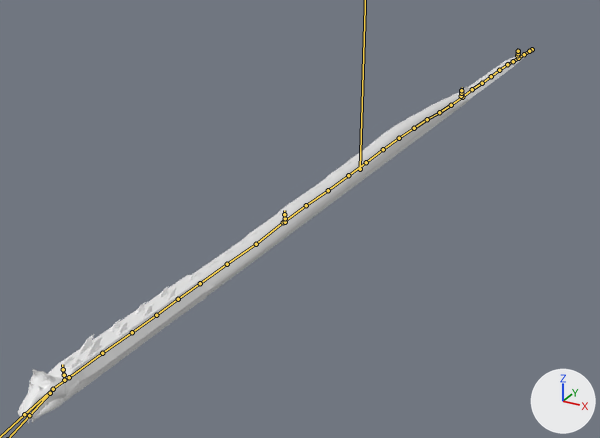
The FBX model Genesis Zero/Assets/Models/AI Models/Snake_boss_anims/Snake_boss_fire_ground.fbx: old version first, new version second.
One viewpoint serves both versions: a 50 mm lens placed at (53.3, -43.0, 48.7), pointed at (-13.8, 79.0, -12.4). The axes (+X, +Y, +Z) are drawn at lower right. The lights are the same throughout. The bones that bend it are drawn over the model as lines.

Names of what the first picture shows: 'Top_Jaw'.
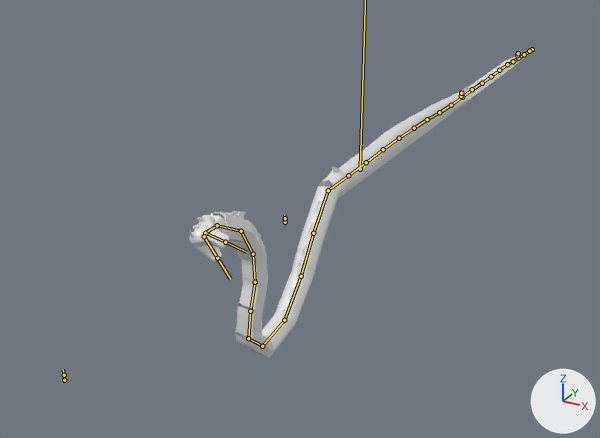
The newer file adds an action. The first version stands in its rest pose; the second is drawn at frame 61 of the action 'Scene'.

Boxes [x1, y1, x2, y2] around the edits, measured in the pictures (600 x 438 px):
'Top_Jaw', posed (33% narrower, 18% shorter)
    before: [18, 49, 533, 424]
    after: [189, 49, 533, 357]
bone 'Bone.011', root to tip
    before: (328, 190) to (306, 205)
    after: (328, 190) to (313, 233)
bone 'Bone.043', root to tip
    before: (306, 205) to (283, 222)
    after: (313, 233) to (301, 276)
bone 'Bone.027', root to tip
    before: (283, 222) to (256, 244)
    after: (301, 276) to (284, 320)
bone 'Bone.059', root to tip
    before: (256, 244) to (227, 264)
    after: (284, 320) to (262, 346)
bone 'Bone.007', root to tip
    before: (227, 264) to (200, 283)
    after: (262, 346) to (248, 338)
bone 'Bone.039', root to tip
    before: (200, 283) to (178, 299)
    after: (248, 338) to (250, 311)
bone 'Bone.023', root to tip
    before: (178, 299) to (156, 315)
    after: (250, 311) to (255, 282)
bone 'Bone.055', root to tip
    before: (156, 315) to (132, 332)
    after: (255, 282) to (253, 254)
bone 'Bone.015', root to tip
    before: (132, 332) to (102, 353)
    after: (253, 254) to (241, 231)
bone 'Neck2', root to tip
    before: (102, 353) to (69, 377)
    after: (241, 231) to (217, 225)
bone 'Neck', root to tip
    before: (69, 377) to (51, 390)
    after: (217, 225) to (204, 233)
bone 'HeadBone', root to tip
    before: (53, 389) to (24, 414)
    after: (205, 233) to (225, 242)
bone 'JawBone', root to tip
    before: (50, 393) to (29, 415)
    after: (204, 236) to (217, 258)

The edits, one by one:
Bone 'Bone.011' (bone_bone_011) turns from (0, 0, 0) to (0, 1, -48) degrees about its own x, y and z.
Bone 'Bone.043' (bone_bone_043) turns from (0, 0, 0) to (0, -2, -5) degrees about its own x, y and z.
Bone 'Bone.027' (bone_bone_027) turns from (0, 0, 0) to (0, -3, 15) degrees about its own x, y and z.
Bone 'Bone.059' (bone_bone_059) turns from (0, 0, 0) to (0, -2, 34) degrees about its own x, y and z.
Bone 'Bone.007' (bone_bone_007) turns from (0, 0, 0) to (1, -3, 46) degrees about its own x, y and z.
Bone 'Bone.039' (bone_bone_039) turns from (0, 0, 0) to (1, -4, 47) degrees about its own x, y and z.
Bone 'Bone.023' (bone_bone_023) turns from (0, 0, 0) to (2, -2, 14) degrees about its own x, y and z.
Bone 'Bone.055' (bone_bone_055) turns from (0, 0, 0) to (2, 2, -19) degrees about its own x, y and z.
Bone 'Bone.015' (bone_bone_015) turns from (0, 0, 0) to (3, 2, -25) degrees about its own x, y and z.
Bone 'Neck2' (bone_neck2) turns from (0, 0, 0) to (3, 3, -30) degrees about its own x, y and z.
Bone 'Neck' (bone_neck) turns from (0, 0, 0) to (3, 5, -32) degrees about its own x, y and z.
Bone 'HeadBone' (bone_headbone) turns from (0, 0, 0) to (-74, 4, -33) degrees about its own x, y and z.
Bone 'JawBone' (bone_jawbone) moves from (0.0, 0.0, 0.0) to (0.1, -0.1, 0.0).
Bone 'JawBone' (bone_jawbone) turns from (0, 0, 0) to (-74, -68, -5) degrees about its own x, y and z.
